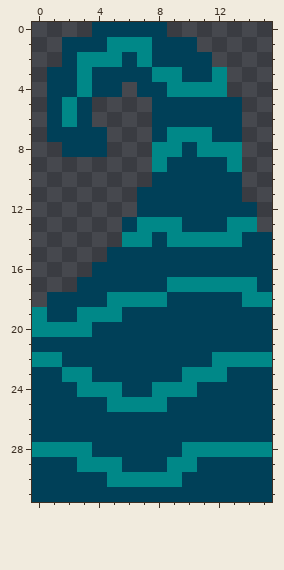
Edited in one commit: pixel-art sprite (android/assets/Sprites/Water.png). The first picture shows the starting point.
The file is 16x32 pixels. Pixels under 10% opacity are left out.
After:
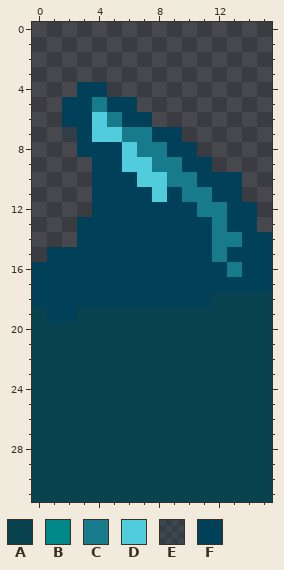
Palette (. is transparent): A #08424e  B #008888  C #187b8b  D #51ccdc  E #00405824  F #004058
The exact change:
y 0: x 4..8 FFFFF -> .....
y 1: x 2..10 FFFBBBFFF -> .........
y 2: x 2..11 FBBBFBFFFF -> ..........
y 3: x 1..12 FFBFFFFBBFFB -> ............
y 4: x 1..3 FFB -> ..F; x 5 F -> .; x 7..12 FFBBBB -> ......
y 5: x 1..2 FB -> .F; x 4..6 ... -> CFF; x 8..13 FFFFFF -> ......
y 6: x 1..2 FB -> .F; x 4..13 ....FFFFFF -> DCFF......
y 7: x 1..2 FF -> .E; x 4..7 F... -> DDCC; x 9..13 BBBFF -> F....
y 8: x 2 F -> .; x 5..9 ...BB -> FDCCF; x 11..13 BBB -> ...
y 9: x 4..9 ....BF -> FFDDCC; x 12..13 FB -> ..
y 10: x 4..10 ....FFF -> FFFDDCC
y 11: x 4..6 ... -> FFF; x 8 F -> D; x 10..11 FF -> CC
y 12: x 4..6 ... -> FFF; x 11..12 FF -> CC
y 13: x 3..5 ... -> FFF; x 7..9 BBB -> FFF; x 12..14 FBB -> CFF
y 14: x 3..7 ...BB -> FFFFF; x 9..13 BBBBB -> FFFCC
y 15: x 1..4 .... -> FFFF; x 12 F -> C
y 16: x 0..3 .... -> FFFF; x 13 F -> C
y 17: x 0..2 ... -> FFF; x 9..14 BBBBBB -> FFFFFF
y 18: x 0 . -> F; x 5..8 BBBB -> FFFF; x 12..15 FFBB -> AAAA
y 19: x 0 B -> A; x 3..15 BBBFFFFFFFFFF -> AAAAAAAAAAAAA
y 20: x 0..15 BBBBFFFFFFFFFFFF -> AAAAAAAAAAAAAAAA
y 21: x 0..15 FFFFFFFFFFFFFFFF -> AAAAAAAAAAAAAAAA
y 22: x 0..15 BBFFFFFFFFFFBBBB -> AAAAAAAAAAAAAAAA
y 23: x 0..15 FFBBFFFFFFBBBFFF -> AAAAAAAAAAAAAAAA
y 24: x 0..15 FFFBBBFFBBBFFFFF -> AAAAAAAAAAAAAAAA
y 25: x 0..15 FFFFFBBBBFFFFFFF -> AAAAAAAAAAAAAAAA
y 26..27: x 0..15 FFFFFFFFFFFFFFFF -> AAAAAAAAAAAAAAAA
y 28: x 0..15 BBBBFFFFFFBBBBBB -> AAAAAAAAAAAAAAAA
y 29: x 0..15 FFFBBBFFFBBFFFFF -> AAAAAAAAAAAAAAAA
y 30: x 0..15 FFFFFBBBBBFFFFFF -> AAAAAAAAAAAAAAAA
y 31: x 0..15 FFFFFFFFFFFFFFFF -> AAAAAAAAAAAAAAAA
